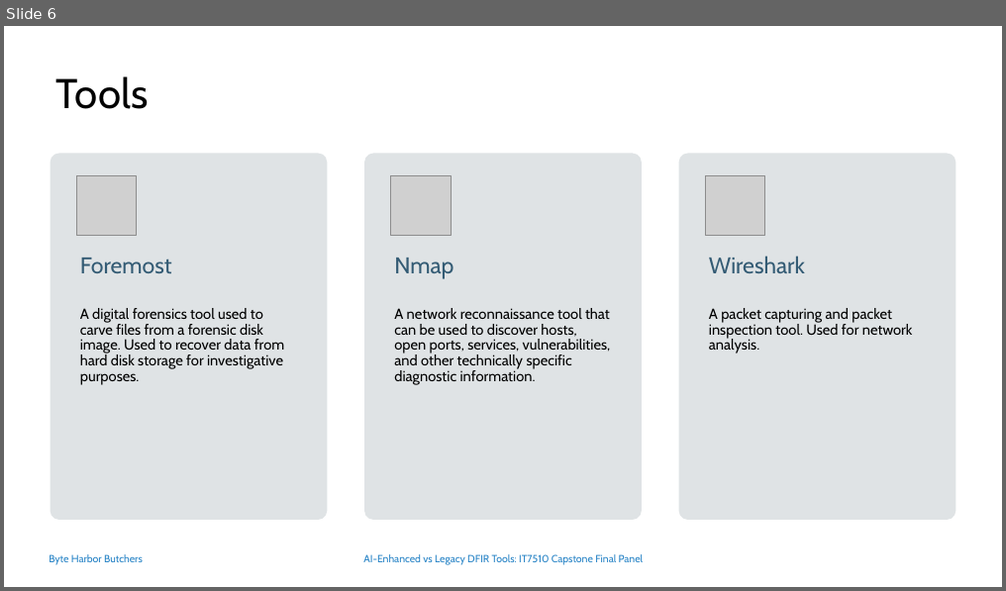
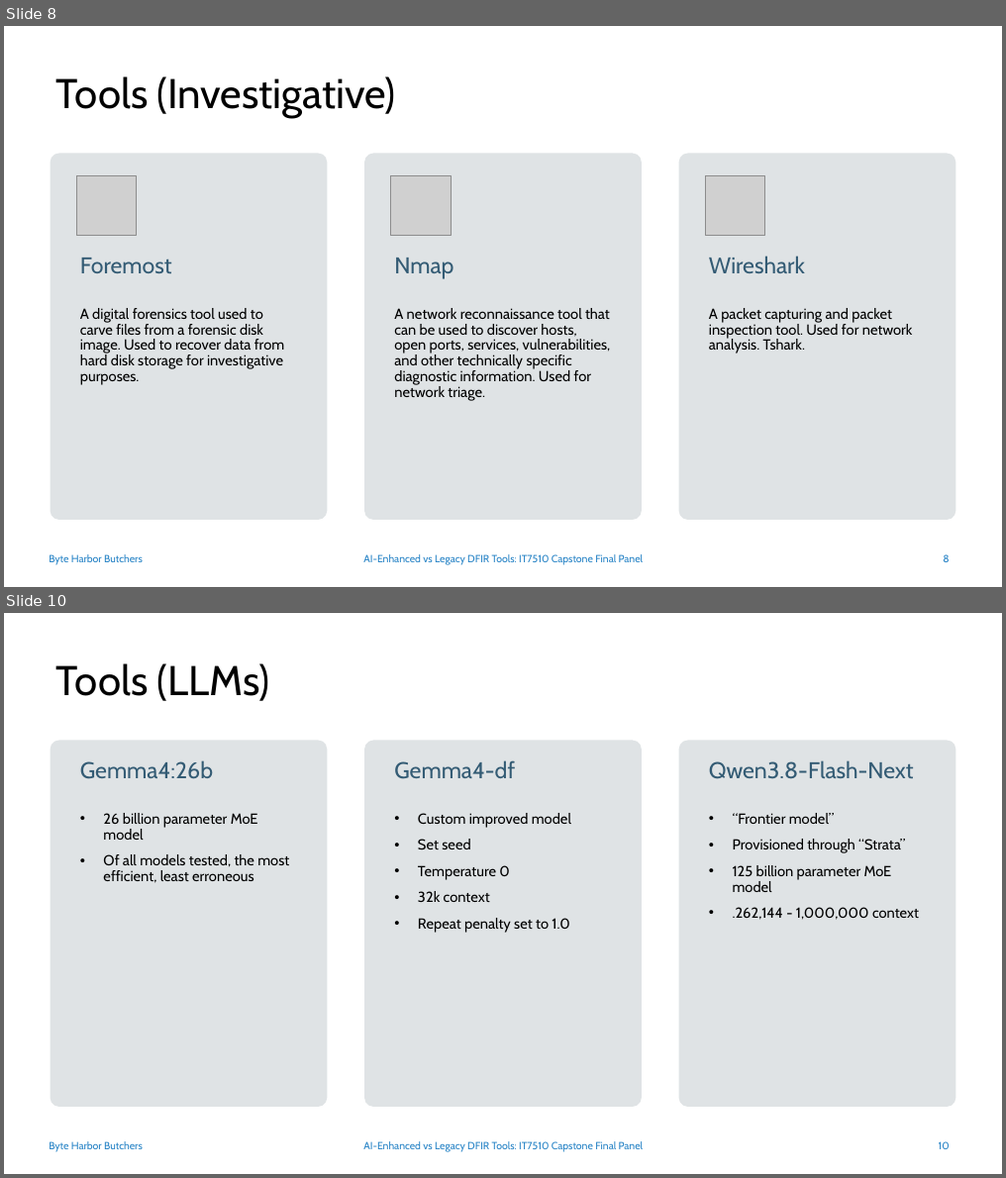
Before and after one commit to DavidSushames/BHB-Capstone, a slide deck: Academic Documents/Final Panel Presentation/Final Panel Slides 1.1 - DS.pptx. Shown one above the other, each under a label of ours: slide 6 before the commit, slides 8 and 10 after it; the slides between them are not shown. The pictures are 1006x591 and 1006x1178 pixels, drawn with LibreOffice and Linux fonts; fonts in the diff are those of the drawing; grey boxes stand for pictures; background and template pictures are left out. Boxes give left, top, right and bottom in pixels: in the first picture for what was removed or moved away, otherwise in the second. Text is boxed around its words. In the diff, an @@ line names an element or a change of style, - is before the commit and + after.

```diff
--- a/Academic Documents/Final Panel Presentation/Final Panel Slides 1.1 - DS.pptx
+++ b/Academic Documents/Final Panel Presentation/Final Panel Slides 1.1 - DS.pptx
@@ slide 10 added at [4, 613, 1002, 1174], background #FFFFFF; not listed: 5 template elements that a slide beside it also shows @@
@@ title added at [56, 663, 269, 701], 40 pt, text #000000 @@
+Tools (LLMs)
@@ text added at [80, 761, 213, 779], 22 pt, text #335B74 @@
+Gemma4:26b
@@ text added at [394, 761, 515, 779], 22 pt, text #335B74 @@
+Gemma4-df
@@ text added at [709, 761, 914, 779], 22 pt, text #335B74 @@
+Qwen3.8-Flash-Next
@@ text added at [103, 813, 289, 883], 14 pt, text #000000 @@
+• 26 billion parameter MoE model
+• Of all models tested, the most efficient, least erroneous
@@ text added at [418, 813, 571, 933], 14 pt, text #000000 @@
+• Custom improved model
+• Set seed
+• Temperature 0
+• 32k context
+• Repeat penalty set to 1.0
@@ text added at [733, 813, 919, 920], 14 pt, text #000000 @@
+• “Frontier model”
+• Provisioned through “Strata”
+• 125 billion parameter MoE model
+• .262,144 - 1,000,000 context
@@ page number added at [939, 1142, 949, 1150], 10 pt, text #2683C6 @@
+10
@@ what was slide 6 is now slide 8 @@
@@ slide 8 changed as well @@
@@ title at [56, 76, 396, 118]: text changed @@
-Tools
+Tools (Investigative)
@@ text at [394, 308, 611, 401]: text changed @@
-A network reconnaissance tool that can be used to discover hosts, open ports, services, vulnerabilities, and other technically specific diagnostic information.
+A network reconnaissance tool that can be used to discover hosts, open ports, services, vulnerabilities, and other technically specific diagnostic information. Used for network triage.
@@ text at [709, 308, 913, 354]: text changed @@
-A packet capturing and packet inspection tool. Used for network analysis.
+A packet capturing and packet inspection tool. Used for network analysis. Tshark.
@@ page number added at [943, 555, 948, 563], 10 pt, text #2683C6 @@
+8
```
Also in this commit, not shown: 5 other slides changed, 15 other slides added, 9 slides removed, 2 other files.
